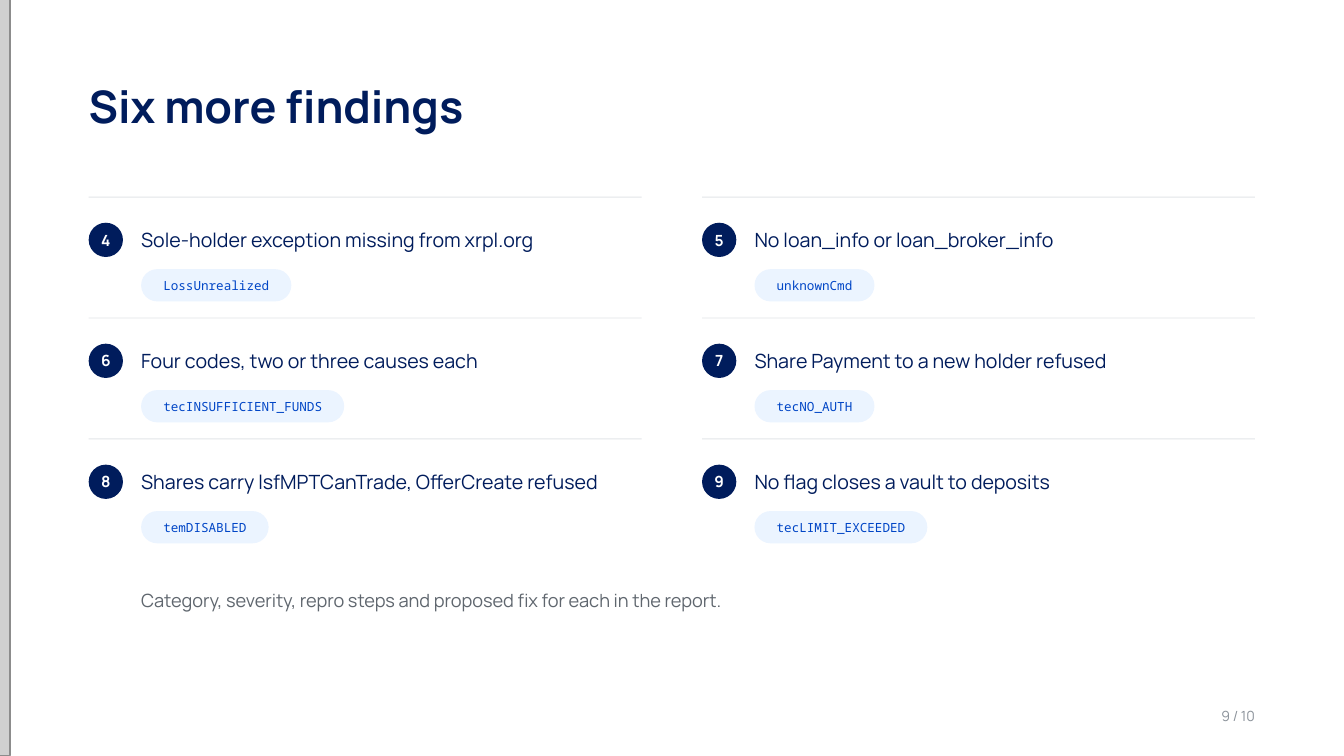
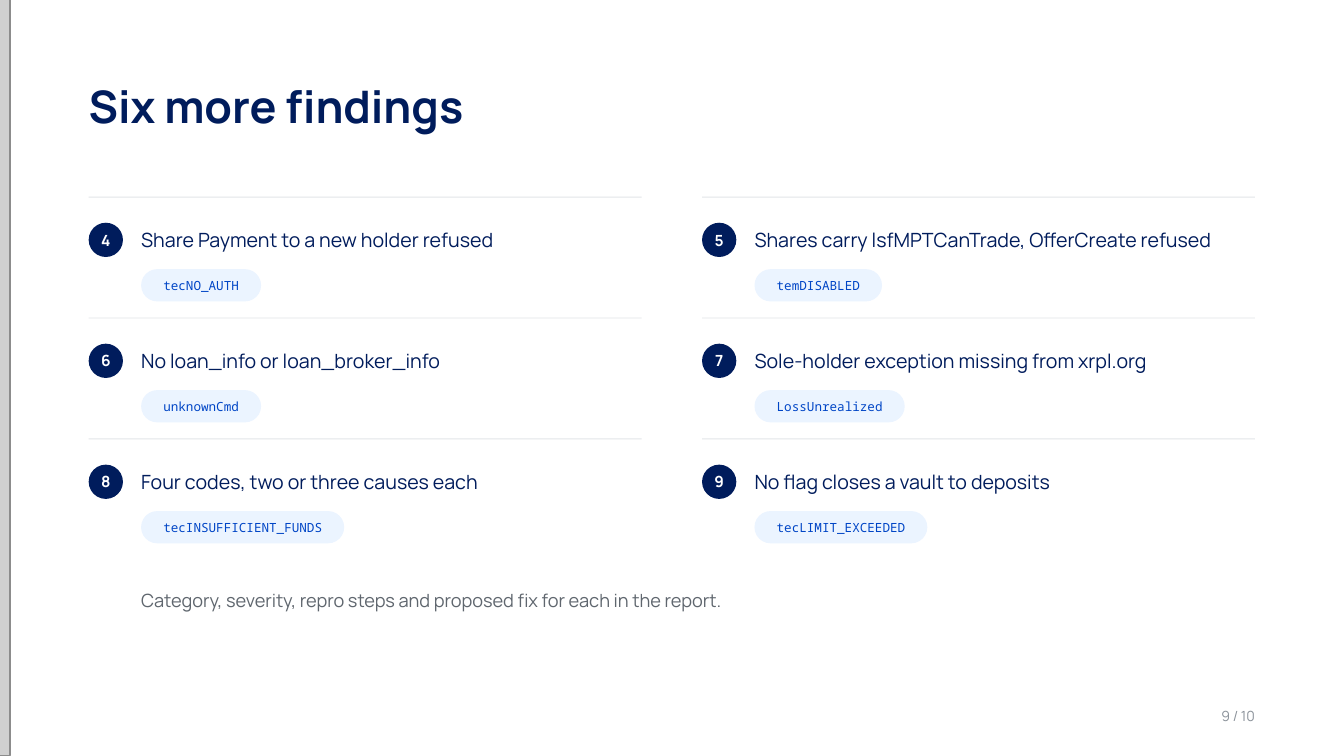
Before and after one commit to charlyppr/exit-lane-xrpl, a slide deck: slide 9 of deck/exit-lane.pptx. Drawn at 1344x756 pixels with LibreOffice and Linux fonts; fonts in the diff are those of the drawing; grey boxes stand for pictures. Boxes give left, top, right and bottom in pixels: in the first picture for what was removed or moved away, otherwise in the second. Text is boxed around its words. In the diff, an @@ line names an element or a change of style, - is before the commit and + after.

```diff
--- a/deck/exit-lane.pptx
+++ b/deck/exit-lane.pptx
@@ text at <box>141,232,493,252</box>: text changed @@
-Sole-holder exception missing from xrpl.org
+Share Payment to a new holder refused
@@ text at <box>755,232,1211,252</box>: text changed @@
-No loan_info or loan_broker_info
+Shares carry lsfMPTCanTrade, OfferCreate refused
@@ rounded rectangle: place and size @@
-rounded rectangle at <box>141,269,291,301</box>
+rounded rectangle at <box>141,269,261,301</box>
@@ text "tecNO_AUTH": place and size @@
-text "tecNO_AUTH" at <box>777,402,853,413</box>
+text "tecNO_AUTH" at <box>163,281,239,292</box>
@@ rounded rectangle: place and size @@
-rounded rectangle at <box>755,269,875,301</box>
+rounded rectangle at <box>755,269,882,301</box>
@@ text at <box>777,281,860,290</box>: text changed @@
-unknownCmd
+temDISABLED
@@ text at <box>141,353,440,370</box>: text changed @@
-Four codes, two or three causes each
+No loan_info or loan_broker_info
@@ text at <box>755,353,1146,373</box>: text changed @@
-Share Payment to a new holder refused
+Sole-holder exception missing from xrpl.org
@@ rounded rectangle: place and size @@
-rounded rectangle at <box>141,390,345,422</box>
+rounded rectangle at <box>141,390,261,422</box>
@@ text added at <box>163,401,239,411</box>, 9 pt, text #0045C6 @@
+unknownCmd
@@ rounded rectangle: place and size @@
-rounded rectangle at <box>755,390,875,422</box>
+rounded rectangle at <box>755,390,905,422</box>
@@ text "LossUnrealized": place and size @@
-text "LossUnrealized" at <box>163,280,269,290</box>
+text "LossUnrealized" at <box>777,401,883,411</box>
@@ text at <box>141,475,478,491</box>: text changed @@
-Shares carry lsfMPTCanTrade, OfferCreate refused
+Four codes, two or three causes each
@@ rounded rectangle: place and size @@
-rounded rectangle at <box>141,511,268,543</box>
+rounded rectangle at <box>141,511,345,543</box>
@@ text "tecINSUFFICIENT_FUNDS": place and size @@
-text "tecINSUFFICIENT_FUNDS" at <box>163,402,322,413</box>
+text "tecINSUFFICIENT_FUNDS" at <box>163,523,322,534</box>
@@ text removed at <box>163,523,246,532</box> @@
-temDISABLED
```
Also in this commit, not shown: 7 other files.
